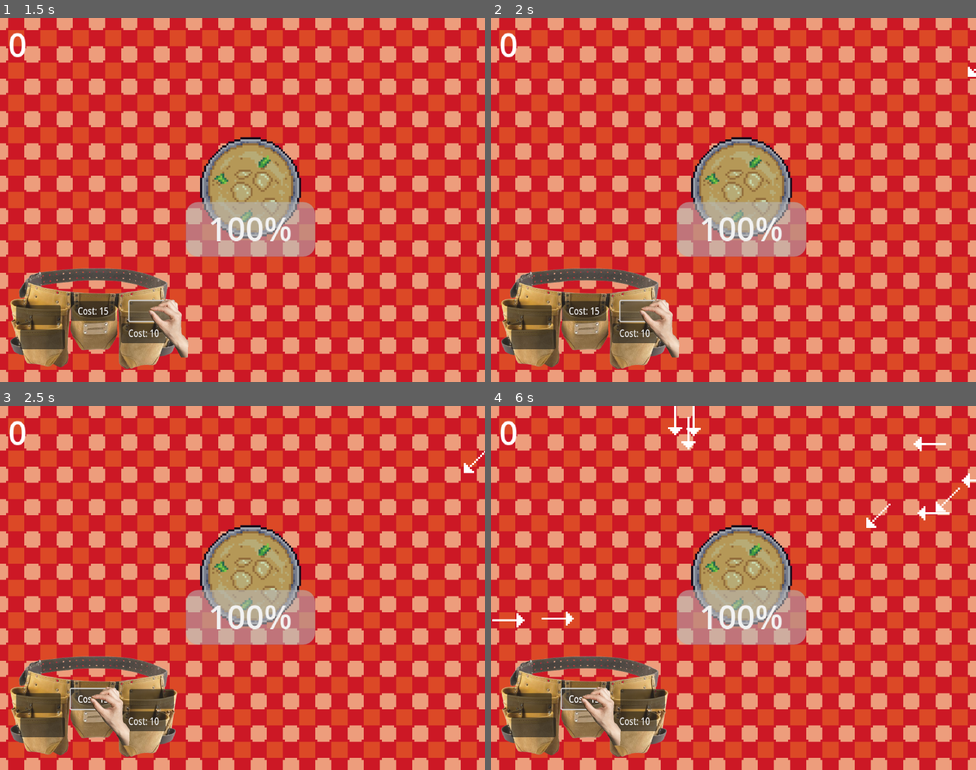
Above: before the commit, frames 1-4 (two rows, left to right).
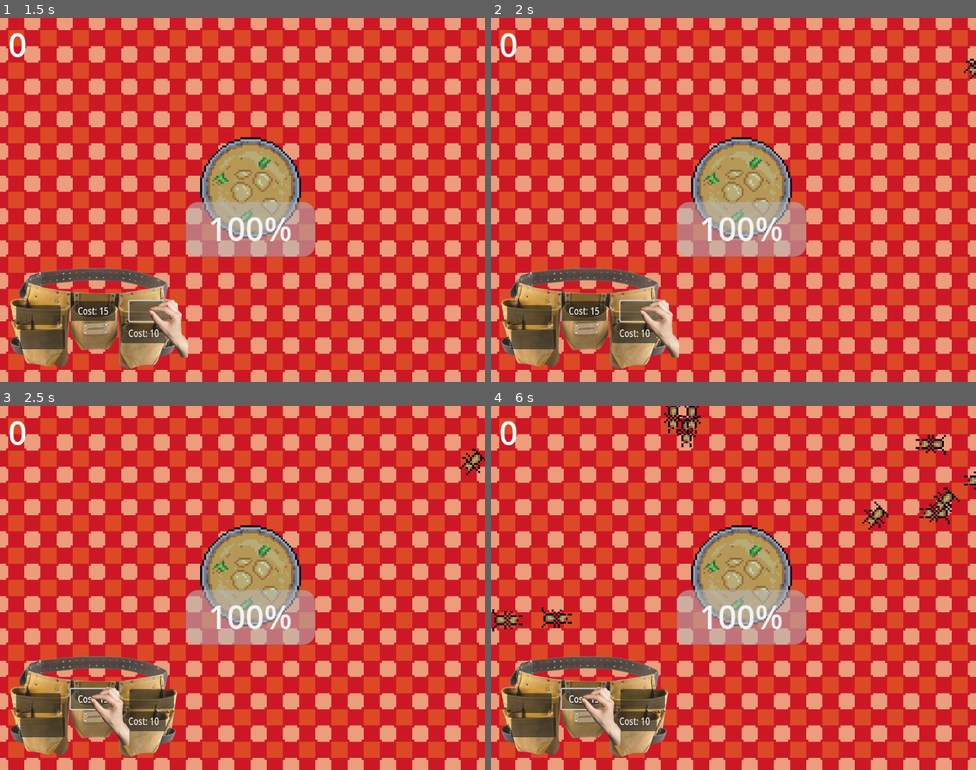
Above: after the commit, the same moments.

Repository: mattismoel/rage-room
Game: Godot game, scene res://scenes/game.tscn
Same seed, same stepped clock (60 frames per second), same inputs: the game is played once before the commit and once after it.
Inputs (mouse positions are in pixels of both pictures, inside the frame that each line leads up to):
- Up to frame 1 (1.5 s): click "Cost: 10" at 0.5 s; click (150, 312) at 1.25 s
- Up to frame 2 (2 s): no input
- Up to frame 3 (2.5 s): click "Cost: 15" at 2 s
- Up to frame 4 (6 s): click (534, 726) at 2.75 s; click (529, 704) at 3.5 s; click "Cost: 10" at 4.25 s; click (641, 700) at 5 s; click "Cost: 15" at 5.75 s

Frame 1 is identical in both runs. In frame 2, less than 0.1% of the frame differs, in the area x 97-100%, y 11-17%; in frame 3, 0.2%; in frame 4, 1.8%, in the area x 0-100%, y 0-62%.

Commit message:
implement ant animation

Diff:
--- a/scenes/insects/ant/ant.tscn
+++ b/scenes/insects/ant/ant.tscn
@@ -2,7 +2,7 @@
 
 [ext_resource type="Script" uid="uid://bbhqwf7bsqwm2" path="res://scenes/insects/ant/ant.gd" id="1_jvi1b"]
 [ext_resource type="Script" uid="uid://eokcg40yy5wk" path="res://scenes/target_zone.gd" id="2_c26io"]
-[ext_resource type="Texture2D" uid="uid://856bqfe52nrs" path="res://scenes/insects/directional-arrow.png" id="3_wh1m6"]
+[ext_resource type="Texture2D" uid="uid://cdyfo2uwqvl5a" path="res://scenes/insects/ant/ant-spritesheet.png" id="3_ta8b7"]
 [ext_resource type="Script" uid="uid://8tvugixginf6" path="res://scripts/directional_sprite.gd" id="4_ta8b7"]
 
 [sub_resource type="CircleShape2D" id="CircleShape2D_cwltk"]
@@ -71,138 +71,138 @@
 
 [sub_resource type="Animation" id="Animation_1taww"]
 resource_name = "e"
-length = 0.1
-loop_mode = 1
-tracks/0/type = "value"
-tracks/0/imported = false
-tracks/0/enabled = true
-tracks/0/path = NodePath("DirectionalSprite:frame")
-tracks/0/interp = 1
-tracks/0/loop_wrap = true
-tracks/0/keys = {
-"times": PackedFloat32Array(0),
-"transitions": PackedFloat32Array(1),
-"update": 1,
-"values": [4]
+length = 0.3
+loop_mode = 1
+tracks/0/type = "value"
+tracks/0/imported = false
+tracks/0/enabled = true
+tracks/0/path = NodePath("DirectionalSprite:frame")
+tracks/0/interp = 1
+tracks/0/loop_wrap = true
+tracks/0/keys = {
+"times": PackedFloat32Array(0, 0.1, 0.2),
+"transitions": PackedFloat32Array(1, 1, 1),
+"update": 1,
+"values": [0, 1, 2]
 }
 
 [sub_resource type="Animation" id="Animation_wh1m6"]
 resource_name = "n"
-length = 0.1
-loop_mode = 1
-tracks/0/type = "value"
-tracks/0/imported = false
-tracks/0/enabled = true
-tracks/0/path = NodePath("DirectionalSprite:frame")
-tracks/0/interp = 1
-tracks/0/loop_wrap = true
-tracks/0/keys = {
-"times": PackedFloat32Array(0),
-"transitions": PackedFloat32Array(1),
-"update": 1,
-"values": [0]
+length = 0.3
+loop_mode = 1
+tracks/0/type = "value"
+tracks/0/imported = false
+tracks/0/enabled = true
+tracks/0/path = NodePath("DirectionalSprite:frame")
+tracks/0/interp = 1
+tracks/0/loop_wrap = true
+tracks/0/keys = {
+"times": PackedFloat32Array(0, 0.1, 0.2),
+"transitions": PackedFloat32Array(1, 1, 1),
+"update": 1,
+"values": [3, 4, 5]
 }
 
 [sub_resource type="Animation" id="Animation_x4q1v"]
 resource_name = "ne"
-length = 0.1
-loop_mode = 1
-tracks/0/type = "value"
-tracks/0/imported = false
-tracks/0/enabled = true
-tracks/0/path = NodePath("DirectionalSprite:frame")
-tracks/0/interp = 1
-tracks/0/loop_wrap = true
-tracks/0/keys = {
-"times": PackedFloat32Array(0),
-"transitions": PackedFloat32Array(1),
-"update": 1,
-"values": [2]
+length = 0.3
+loop_mode = 1
+tracks/0/type = "value"
+tracks/0/imported = false
+tracks/0/enabled = true
+tracks/0/path = NodePath("DirectionalSprite:frame")
+tracks/0/interp = 1
+tracks/0/loop_wrap = true
+tracks/0/keys = {
+"times": PackedFloat32Array(0, 0.1, 0.2),
+"transitions": PackedFloat32Array(1, 1, 1),
+"update": 1,
+"values": [18, 19, 20]
 }
 
 [sub_resource type="Animation" id="Animation_7x857"]
 resource_name = "nw"
-length = 0.1
-loop_mode = 1
-tracks/0/type = "value"
-tracks/0/imported = false
-tracks/0/enabled = true
-tracks/0/path = NodePath("DirectionalSprite:frame")
-tracks/0/interp = 1
-tracks/0/loop_wrap = true
-tracks/0/keys = {
-"times": PackedFloat32Array(0),
-"transitions": PackedFloat32Array(1),
-"update": 1,
-"values": [14]
+length = 0.3
+loop_mode = 1
+tracks/0/type = "value"
+tracks/0/imported = false
+tracks/0/enabled = true
+tracks/0/path = NodePath("DirectionalSprite:frame")
+tracks/0/interp = 1
+tracks/0/loop_wrap = true
+tracks/0/keys = {
+"times": PackedFloat32Array(0, 0.1, 0.2),
+"transitions": PackedFloat32Array(1, 1, 1),
+"update": 1,
+"values": [21, 22, 23]
 }
 
 [sub_resource type="Animation" id="Animation_bhar3"]
 resource_name = "s"
-length = 0.1
-loop_mode = 1
-tracks/0/type = "value"
-tracks/0/imported = false
-tracks/0/enabled = true
-tracks/0/path = NodePath("DirectionalSprite:frame")
-tracks/0/interp = 1
-tracks/0/loop_wrap = true
-tracks/0/keys = {
-"times": PackedFloat32Array(0),
-"transitions": PackedFloat32Array(1),
-"update": 1,
-"values": [8]
+length = 0.3
+loop_mode = 1
+tracks/0/type = "value"
+tracks/0/imported = false
+tracks/0/enabled = true
+tracks/0/path = NodePath("DirectionalSprite:frame")
+tracks/0/interp = 1
+tracks/0/loop_wrap = true
+tracks/0/keys = {
+"times": PackedFloat32Array(0, 0.1, 0.2),
+"transitions": PackedFloat32Array(1, 1, 1),
+"update": 1,
+"values": [9, 10, 11]
 }
 
 [sub_resource type="Animation" id="Animation_ta8b7"]
 resource_name = "se"
-length = 0.1
-loop_mode = 1
-tracks/0/type = "value"
-tracks/0/imported = false
-tracks/0/enabled = true
-tracks/0/path = NodePath("DirectionalSprite:frame")
-tracks/0/interp = 1
-tracks/0/loop_wrap = true
-tracks/0/keys = {
-"times": PackedFloat32Array(0),
-"transitions": PackedFloat32Array(1),
-"update": 1,
-"values": [6]
+length = 0.3
+loop_mode = 1
+tracks/0/type = "value"
+tracks/0/imported = false
+tracks/0/enabled = true
+tracks/0/path = NodePath("DirectionalSprite:frame")
+tracks/0/interp = 1
+tracks/0/loop_wrap = true
+tracks/0/keys = {
+"times": PackedFloat32Array(0, 0.1, 0.2),
+"transitions": PackedFloat32Array(1, 1, 1),
+"update": 1,
+"values": [12, 13, 14]
 }
 
 [sub_resource type="Animation" id="Animation_s618b"]
 resource_name = "sw"
-length = 0.1
-loop_mode = 1
-tracks/0/type = "value"
-tracks/0/imported = false
-tracks/0/enabled = true
-tracks/0/path = NodePath("DirectionalSprite:frame")
-tracks/0/interp = 1
-tracks/0/loop_wrap = true
-tracks/0/keys = {
-"times": PackedFloat32Array(0),
-"transitions": PackedFloat32Array(1),
-"update": 1,
-"values": [10]
+length = 0.3
+loop_mode = 1
+tracks/0/type = "value"
+tracks/0/imported = false
+tracks/0/enabled = true
+tracks/0/path = NodePath("DirectionalSprite:frame")
+tracks/0/interp = 1
+tracks/0/loop_wrap = true
+tracks/0/keys = {
+"times": PackedFloat32Array(0, 0.1, 0.2),
+"transitions": PackedFloat32Array(1, 1, 1),
+"update": 1,
+"values": [15, 16, 17]
 }
 
 [sub_resource type="Animation" id="Animation_xjbm2"]
 resource_name = "w"
-length = 0.1
-loop_mode = 1
-tracks/0/type = "value"
-tracks/0/imported = false
-tracks/0/enabled = true
-tracks/0/path = NodePath("DirectionalSprite:frame")
-tracks/0/interp = 1
-tracks/0/loop_wrap = true
-tracks/0/keys = {
-"times": PackedFloat32Array(0),
-"transitions": PackedFloat32Array(1),
-"update": 1,
-"values": [12]
+length = 0.3
+loop_mode = 1
+tracks/0/type = "value"
+tracks/0/imported = false
+tracks/0/enabled = true
+tracks/0/path = NodePath("DirectionalSprite:frame")
+tracks/0/interp = 1
+tracks/0/loop_wrap = true
+tracks/0/keys = {
+"times": PackedFloat32Array(0, 0.1, 0.2),
+"transitions": PackedFloat32Array(1, 1, 1),
+"update": 1,
+"values": [6, 7, 8]
 }
 
 [sub_resource type="AnimationLibrary" id="AnimationLibrary_1taww"]
@@ -236,8 +236,9 @@
 shape = SubResource("CircleShape2D_c26io")
 
 [node name="DirectionalSprite" type="Sprite2D" parent="." node_paths=PackedStringArray("_target", "_animation_tree")]
-texture = ExtResource("3_wh1m6")
-hframes = 16
+texture = ExtResource("3_ta8b7")
+hframes = 3
+vframes = 8
 script = ExtResource("4_ta8b7")
 _target = NodePath("..")
 _animation_tree = NodePath("AnimationTree")
Renamed: ant-spritesheet.png -> scenes/insects/ant/ant-spritesheet.png
Not shown, added: scenes/insects/ant/ant-spritesheet.png.import
